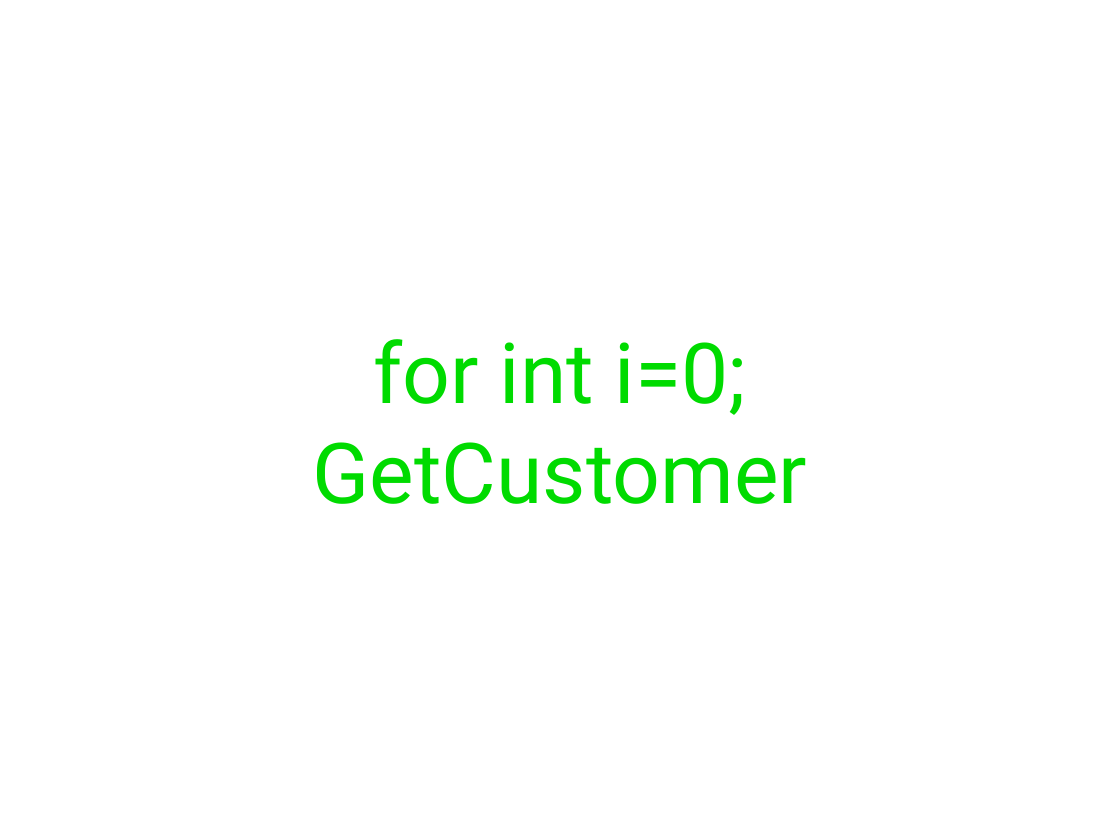
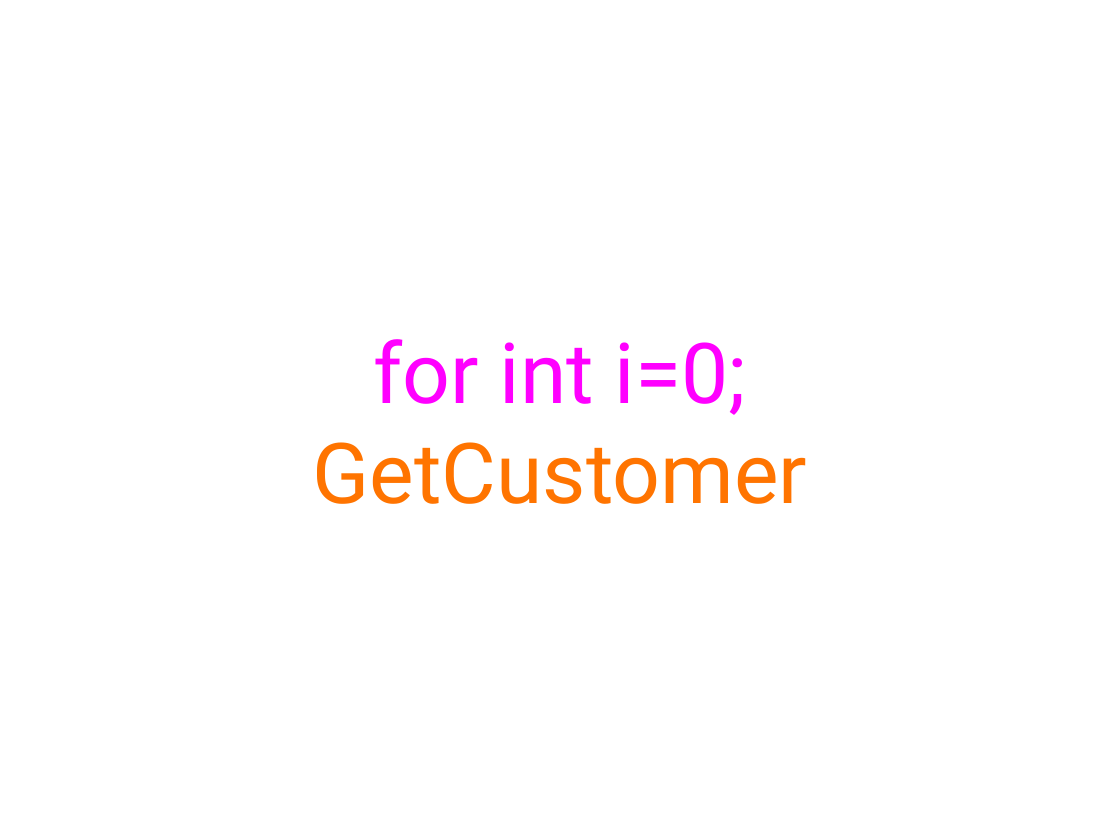
Before and after one commit to cessor/empathiccode, a slide deck: slide 63 of EmpathicCode.pptx (slide 54 before the commit). Drawn at 1120x840 pixels with LibreOffice and Linux fonts; fonts in the diff are those of the drawing. Boxes give left, top, right and bottom in pixels: in the first picture for what was removed or moved away, otherwise in the second. Text is boxed around its words. In the diff, an @@ line names an element or a change of style, - is before the commit and + after.

```diff
--- a/EmpathicCode.pptx
+++ b/EmpathicCode.pptx
@@ title "for int i=0; GetCustomer" at <box>313,339,807,504</box>: text colour #00DB00 to #FF00FF in "for int i=0;"; text colour #00DB00 to #FF7400 in "GetCustomer" @@
```
Also in this commit, not shown: 8 other slides changed, 17 slides added, 1 slide removed, 1 other file.
